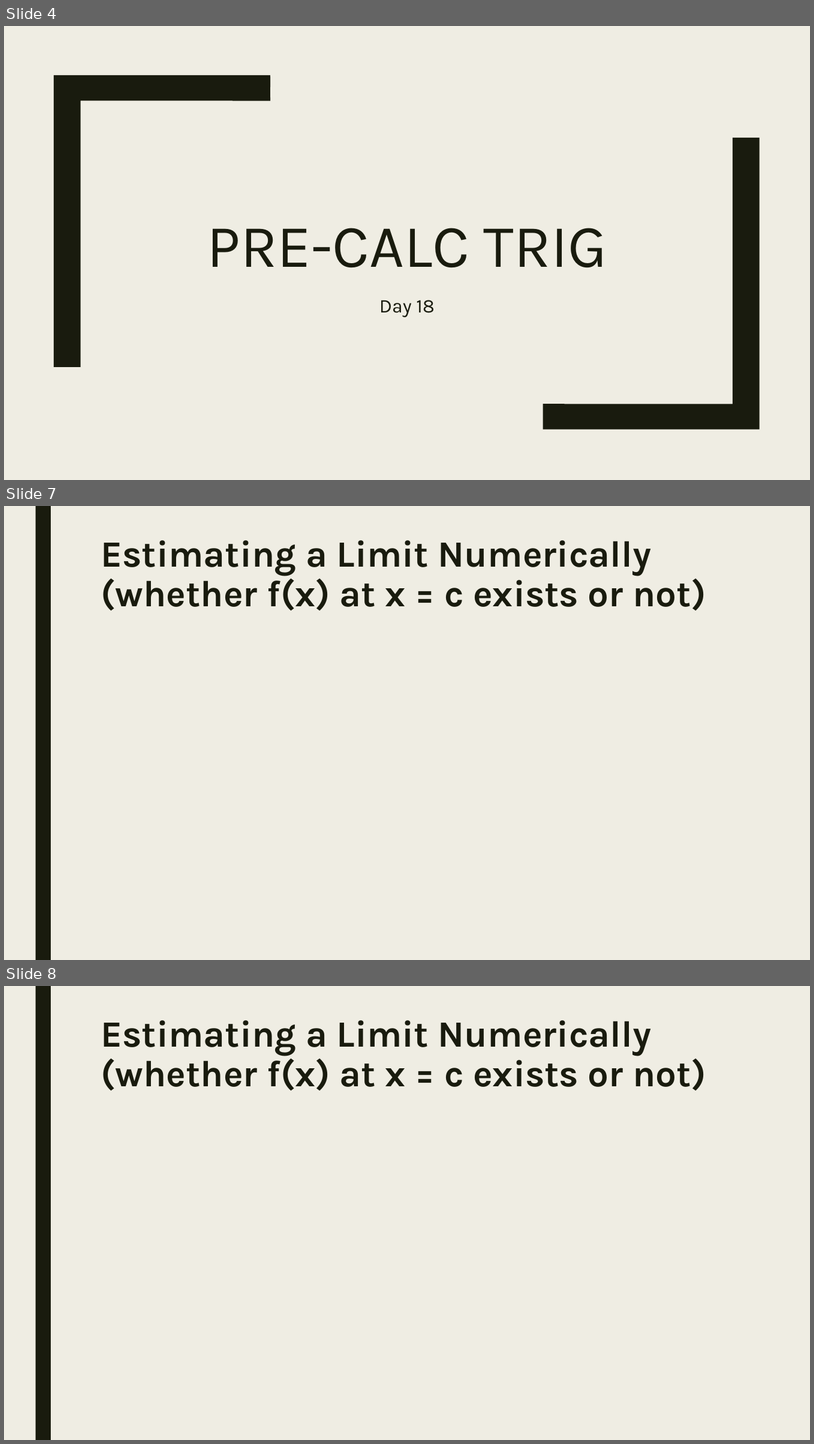
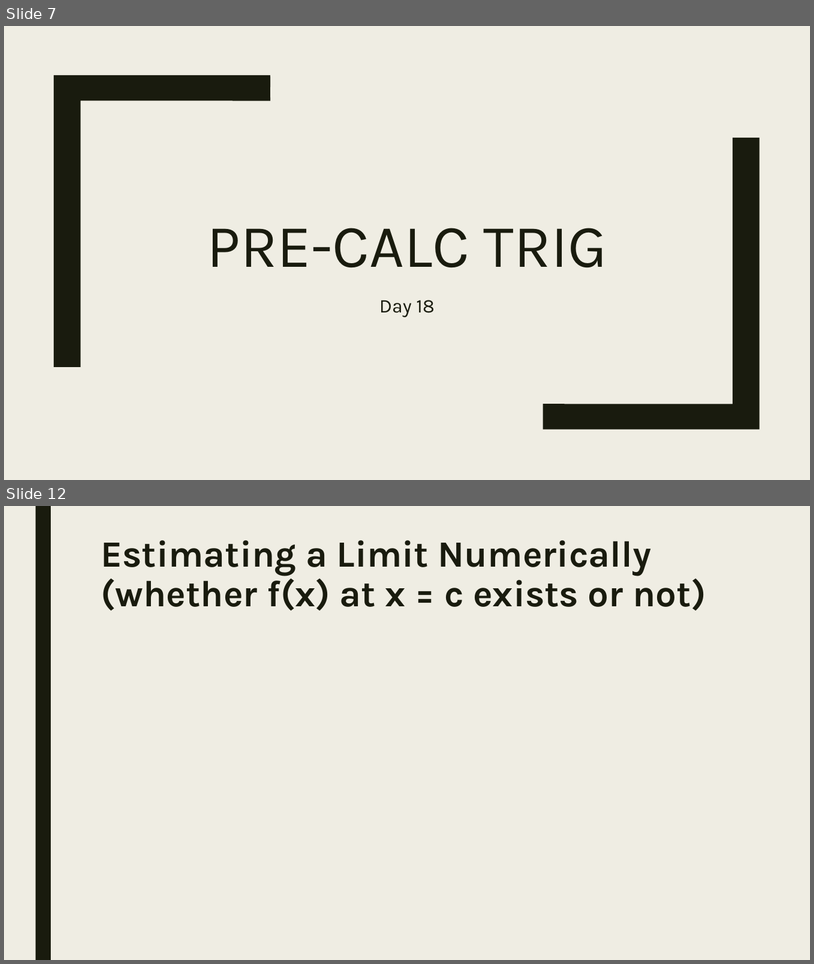
Before and after one commit to codecuddy/pre_calc, a slide deck: _PowerPoints/1st Semester/Unit 2 Polynomials/PreCalc_Day_018 12.1 Limits Intro Calculus.pptx. Shown one above the other, each under a label of ours: slides 4, 7 and 8 before the commit, slides 7 and 12 after it; the slides between them are not shown. The pictures are 814x1444 and 814x964 pixels, drawn with LibreOffice and Linux fonts; fonts in the diff are those of the drawing; grey boxes stand for pictures. Boxes give left, top, right and bottom in pixels: in the first picture for what was removed or moved away, otherwise in the second. Text is boxed around its words. In the diff, an @@ line names an element or a change of style, - is before the commit and + after.

```diff
--- a/_PowerPoints/1st Semester/Unit 2 Polynomials/PreCalc_Day_018 12.1 Limits Intro Calculus.pptx
+++ b/_PowerPoints/1st Semester/Unit 2 Polynomials/PreCalc_Day_018 12.1 Limits Intro Calculus.pptx
@@ slide 7 removed at (x1=4, y1=506, x2=810, y2=960), background #EFEDE3; not listed: 1 template element that a slide beside it also shows @@
@@ title removed at (x1=101, y1=540, x2=707, y2=610) @@
-Estimating a Limit Numerically
-(whether f(x) at x = c exists or not)
@@ what was slide 4 is now slide 7 @@
@@ what was slide 8 is now slide 12 @@
```
Also in this commit, not shown: 7 slides changed, 8 slides added, 1 other slide removed, 41 other files.
